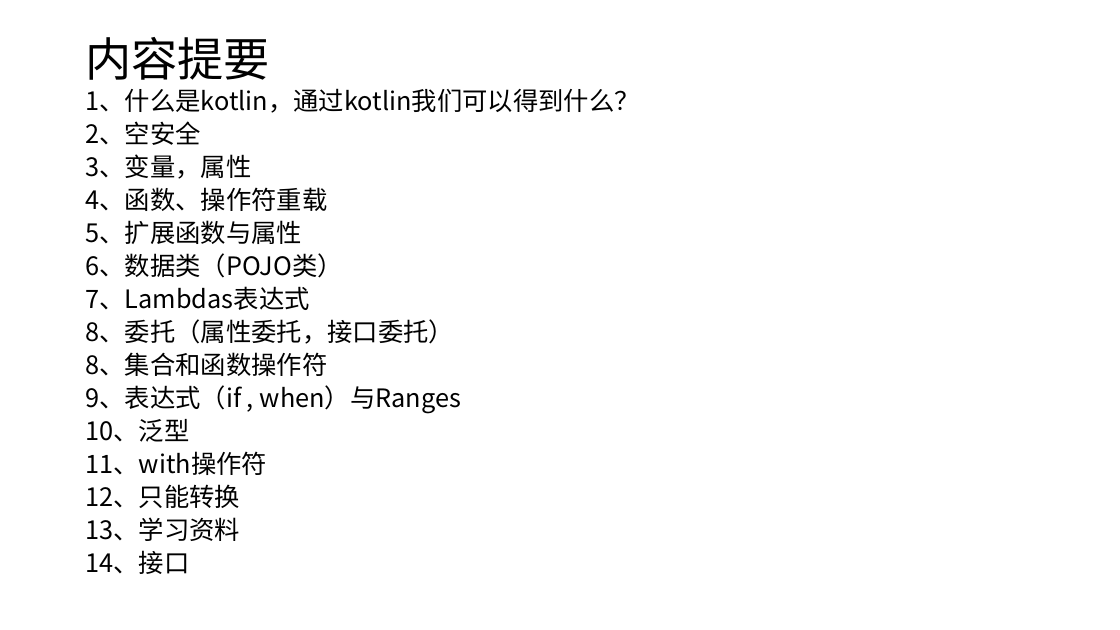
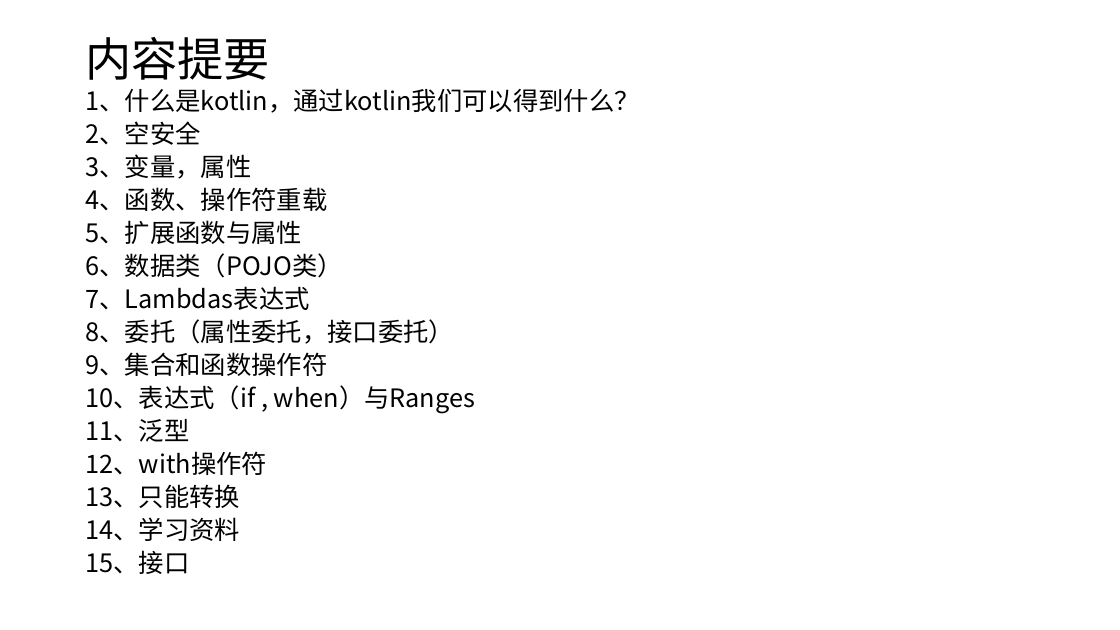
Before and after one commit to shenbibo/KotlinWeather, a slide deck: slide 2 of docs/初探kotlin.pptx. Drawn at 1120x630 pixels with LibreOffice and Linux fonts; fonts in the diff are those of the drawing. Boxes give left, top, right and bottom in pixels: in the first picture for what was removed or moved away, otherwise in the second. Text is boxed around its words. In the diff, an @@ line names an element or a change of style, - is before the commit and + after.

Commit message:
代理和集合

```diff
--- a/docs/初探kotlin.pptx
+++ b/docs/初探kotlin.pptx
@@ text at (85,352,475,574): text changed @@
-8、集合和函数操作符
-9、表达式（if , when）与Ranges
-10、泛型
-11、with操作符
-12、只能转换
-13、学习资料
-14、接口
+9、集合和函数操作符
+10、表达式（if , when）与Ranges
+11、泛型
+12、with操作符
+13、只能转换
+14、学习资料
+15、接口
```
Also in this commit, not shown: 4 slides added, 3 other files.
